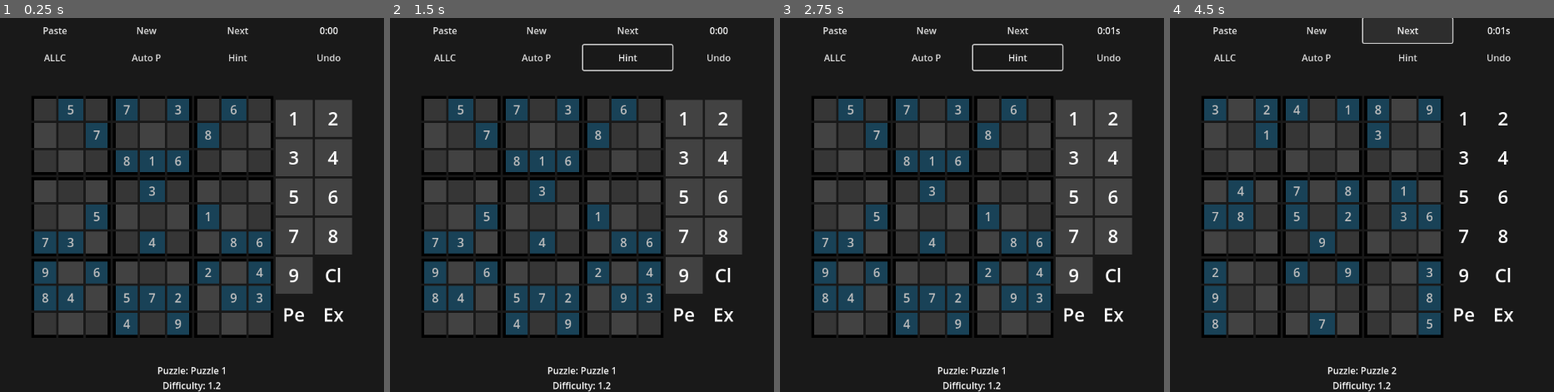
Above: before the commit, frames 1-4 (left to right).
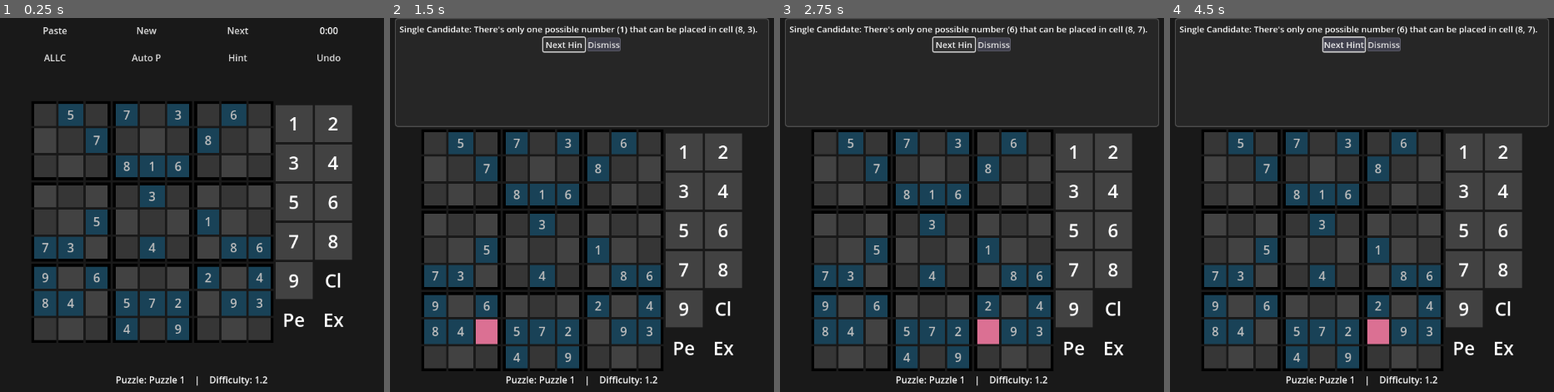
Above: after the commit, the same moments.

Repository: emmertex/nice_sudoku
Game: Godot game, scene res://game_screen.tscn
Two runs of this game, one before a commit and one after it. Both use one fixed random seed, a clock stepped at 60 frames per second and the inputs below.
Inputs (mouse positions are in pixels of both pictures, inside the frame that each line leads up to):
- Up to frame 1 (0.25 s): no input
- Up to frame 2 (1.5 s): click "Hint" at 0.5 s; click (562, 44) at 1.25 s, where only the run after the commit has a clickable "Next Hint"
- Up to frame 3 (2.75 s): click (952, 44) at 2 s, where only the run after the commit has a clickable "Next Hint"
- Up to frame 4 (4.5 s): click (1315, 29) at 2.75 s, where only the run before the commit has a clickable "New"; click (1315, 29) at 3.5 s, where only the run before the commit has a clickable "New"; click (1408, 29) at 4.25 s, where only the run before the commit has a clickable "Next"

The runs differ from the first frame. In frame 1, 15% of the frame differs, in the area x 8-92%, y 20-100%; in frame 2, 37%; in frame 3, 37%; in frame 4, 40%, in the area x 1-99%, y 0-100%.

Commit message:
Milestone

Diff:
--- a/game_screen.gd
+++ b/game_screen.gd
@@ -42,6 +42,7 @@
 var _pending_updates: Array = []
 var _update_timer: Timer
 var current_hint: Hint = null
+var hint_panel: Panel = null
 
 # Onready variables
 @onready var number_buttons = $Panel/AspectRatioContainer/VBoxContainer/NumberButtons
@@ -442,26 +443,54 @@
 		highlight_hint(current_hint)
 
 func _on_HintButton_pressed():
-	current_hint = null # Clear previous hint
-	update_ui() # Update to clear old highlights
+	if hint_panel:
+		_on_hint_dismissed()
+		return
+
+	_update_timer.stop()
+
+	# Clear previous hint and update UI immediately
+	current_hint = null
+	_update_grid_highlights()
+	_update_pencil()
 
 	var hints = hint_generator.get_hints()
-	var hint_popup = preload("res://hint_popup.tscn").instantiate()
-	add_child(hint_popup)
-	hint_popup.set_hints(hints)
-	hint_popup.popup_centered()
-
-	hint_popup.connect("hint_selected", self._on_hint_selected)
-	hint_popup.connect("next_hint_requested", self._on_hint_selected)
-	hint_popup.connect("hint_dismissed", self._on_hint_dismissed)
+	hint_panel = preload("res://hint_popup.tscn").instantiate()
+	hint_panel.size_flags_vertical = Control.SIZE_EXPAND_FILL
+
+	var container = menu_layer1.get_parent()
+	container.add_child(hint_panel)
+	container.move_child(hint_panel, menu_layer1.get_index())
+
+	menu_layer1.hide()
+	menu_layer2.hide()
+
+	# Connect signals BEFORE they can be emitted
+	hint_panel.connect("hint_selected", self._on_hint_selected)
+	hint_panel.connect("hint_dismissed", self._on_hint_dismissed)
+
+	hint_panel.set_hints(hints)
+
+	var font_size = int(button_size * 0.35)
+	hint_panel.setup_ui(font_size)
 
 func _on_hint_selected(hint: Hint):
 	current_hint = hint
-	update_ui()
+	_update_grid_highlights()
+	_update_pencil()
 
 func _on_hint_dismissed():
 	current_hint = null
-	update_ui()
+	if hint_panel:
+		hint_panel.queue_free()
+		hint_panel = null
+
+	menu_layer1.show()
+	menu_layer2.show()
+
+	_update_grid_highlights()
+	_update_pencil()
+	_update_timer.start() # Resume automatic updates
 
 func highlight_hint(hint: Hint):
 	# Highlight primary cells
@@ -967,7 +996,7 @@
 
 func update_puzzle_info():
 	var info = sudoku.get_puzzle_info()
-	puzzle_info.text = "Puzzle: %s\nDifficulty: %s" % [info.name, info.difficulty]
+	puzzle_info.text = "Puzzle: %s    |    Difficulty: %s" % [info.name, info.difficulty]
 
 func load_puzzle(index: int, difficulty: String):
 	sudoku.puzzle_selected = difficulty
--- a/hint_generator.gd
+++ b/hint_generator.gd
@@ -18,11 +18,26 @@
 					if candidates.get_bit(i):
 						possible_numbers.append(i + 1)
 				if possible_numbers.size() == 1:
-					var desc = "There's only one possible number (%d) that can be placed in cell (%d, %d)." % [possible_numbers[0], row + 1, col + 1]
+					var desc = "Single Candidate: There's only one possible number (%d) that can be placed in cell (%d, %d)." % [possible_numbers[0], row + 1, col + 1]
 					var hint = Hint.new(Hint.HintTechnique.SINGLE_CANDIDATE, desc)
 					hint.cells.append(Vector2i(row, col))
 					hint.numbers.append(possible_numbers[0])
 					hints.append(hint)
+
+	# --- Hidden Singles ---
+	var hidden_singles = sudoku.find_hidden_singles()
+	for single in hidden_singles:
+		var r = single.row
+		var c = single.col
+		var num = single.digit
+		var type = single.type
+
+		var unit_idx = r if type == "row" else (c if type == "column" else (int(r / 3) * 3 + int(c / 3)))
+		var desc = "Hidden Single: In %s %d, cell (%d, %d) is the only place the number %d can go." % [type, unit_idx + 1, r + 1, c + 1, num]
+		var hint = Hint.new(Hint.HintTechnique.HIDDEN_SINGLE, desc)
+		hint.cells.append(Vector2i(r, c))
+		hint.numbers.append(num)
+		hints.append(hint)
 
 	# --- Naked Pairs ---
 	# Rows
@@ -45,7 +60,7 @@
 						for k in range(9):
 							if cand1.get_bit(k):
 								nums.append(k+1)
-						var desc = "Cells (%d, %d) and (%d, %d) in row %d form a Naked Pair with numbers %d and %d." % [r + 1, c1 + 1, r + 1, c2 + 1, r + 1, nums[0], nums[1]]
+						var desc = "Naked Pair: Cells (%d, %d) and (%d, %d) in row %d form a Naked Pair with numbers %d and %d." % [r + 1, c1 + 1, r + 1, c2 + 1, r + 1, nums[0], nums[1]]
 						var hint = Hint.new(Hint.HintTechnique.NAKED_PAIR_ROW, desc)
 						hint.cells.append_array([Vector2i(r, c1), Vector2i(r, c2)])
 						hint.numbers = nums
@@ -71,7 +86,7 @@
 						for k in range(9):
 							if cand1.get_bit(k):
 								nums.append(k+1)
-						var desc = "Cells (%d, %d) and (%d, %d) in column %d form a Naked Pair with numbers %d and %d." % [r1 + 1, c + 1, r2 + 1, c + 1, c + 1, nums[0], nums[1]]
+						var desc = "Naked Pair: Cells (%d, %d) and (%d, %d) in column %d form a Naked Pair with numbers %d and %d." % [r1 + 1, c + 1, r2 + 1, c + 1, c + 1, nums[0], nums[1]]
 						var hint = Hint.new(Hint.HintTechnique.NAKED_PAIR_COL, desc)
 						hint.cells.append_array([Vector2i(r1, c), Vector2i(r2, c)])
 						hint.numbers = nums
@@ -98,7 +113,7 @@
 						for k in range(9):
 							if cand1.get_bit(k):
 								nums.append(k+1)
-						var desc = "Cells (%d, %d) and (%d, %d) in the same box form a Naked Pair with numbers %d and %d." % [pos1.x + 1, pos1.y + 1, pos2.x + 1, pos2.y + 1, nums[0], nums[1]]
+						var desc = "Naked Pair: Cells (%d, %d) and (%d, %d) in the same box form a Naked Pair with numbers %d and %d." % [pos1.x + 1, pos1.y + 1, pos2.x + 1, pos2.y + 1, nums[0], nums[1]]
 						var hint = Hint.new(Hint.HintTechnique.NAKED_PAIR_BOX, desc)
 						hint.cells.append_array([pos1, pos2])
 						hint.numbers = nums
@@ -156,7 +171,7 @@
 							if cands.get_bit(c):
 								cols.append(c)
 
-						var desc = "X-Wing on digit %d in rows %d and %d, covering columns %d and %d." % [digit, r1+1, r2+1, cols[0]+1, cols[1]+1]
+						var desc = "X-Wing: on digit %d in rows %d and %d, covering columns %d and %d." % [digit, r1+1, r2+1, cols[0]+1, cols[1]+1]
 						var hint = Hint.new(Hint.HintTechnique.X_WING_ROW, desc)
 						hint.cells.append_array([Vector2i(r1, cols[0]), Vector2i(r1, cols[1]), Vector2i(r2, cols[0]), Vector2i(r2, cols[1])])
 						hint.numbers.append(digit)
@@ -186,7 +201,7 @@
 							if cands.get_bit(r):
 								rows.append(r)
 
-						var desc = "X-Wing on digit %d in columns %d and %d, covering rows %d and %d." % [digit, c1+1, c2+1, rows[0]+1, rows[1]+1]
+						var desc = "X-Wing: on digit %d in columns %d and %d, covering rows %d and %d." % [digit, c1+1, c2+1, rows[0]+1, rows[1]+1]
 						var hint = Hint.new(Hint.HintTechnique.X_WING_COL, desc)
 						hint.cells.append_array([Vector2i(rows[0], c1), Vector2i(rows[1], c1), Vector2i(rows[0], c2), Vector2i(rows[1], c2)])
 						hint.numbers.append(digit)
@@ -220,7 +235,7 @@
 							for c in range(9):
 								if union_cols.get_bit(c):
 									cols.append(c)
-							var desc = "Swordfish on digit %d" % digit
+							var desc = "Swordfish: on digit %d" % digit
 							var hint = Hint.new(Hint.HintTechnique.SWORDFISH_ROW, desc)
 							for r in [r1, r2, r3]:
 								for c in cols:
@@ -254,7 +269,7 @@
 							for r in range(9):
 								if union_rows.get_bit(r):
 									rows.append(r)
-							var desc = "Swordfish on digit %d" % digit
+							var desc = "Swordfish: on digit %d" % digit
 							var hint = Hint.new(Hint.HintTechnique.SWORDFISH_COL, desc)
 							for c in [c1, c2, c3]:
 								for r in rows:
@@ -292,7 +307,7 @@
 								for c in range(9):
 									if union_cols.get_bit(c):
 										cols.append(c)
-								var desc = "Jellyfish on digit %d" % digit
+								var desc = "Jellyfish: on digit %d" % digit
 								var hint = Hint.new(Hint.HintTechnique.JELLYFISH_ROW, desc)
 								for r in [r1, r2, r3, r4]:
 									for c in cols:
@@ -328,7 +343,7 @@
 								for r in range(9):
 									if union_rows.get_bit(r):
 										rows.append(r)
-								var desc = "Jellyfish on digit %d" % digit
+								var desc = "Jellyfish: on digit %d" % digit
 								var hint = Hint.new(Hint.HintTechnique.JELLYFISH_COL, desc)
 								for c in [c1, c2, c3, c4]:
 									for r in rows:
@@ -336,20 +351,6 @@
 											hint.cells.append(Vector2i(r,c))
 								hint.numbers.append(digit)
 								hints.append(hint)
-
-	# Hidden Singles
-	for num in range(1, 10):
-		for row in range(9):
-			var positions = []
-			for col in range(9):
-				if sudoku.grid[row][col] == 0 and sudoku.is_valid_move(row, col, num):
-					positions.append([row, col])
-			if positions.size() == 1:
-				var desc = "The number %d can only be placed in cell (%d, %d) of row %d. It's the only cell in this row that can accommodate this number due to the constraints in other cells." % [num, positions[0][0] + 1, positions[0][1] + 1, row + 1]
-				var hint = Hint.new(Hint.HintTechnique.HIDDEN_SINGLE, desc)
-				hint.cells.append(Vector2i(positions[0][0], positions[0][1]))
-				hint.numbers.append(num)
-				hints.append(hint)
 
 	# Pointing Pairs
 	for num in range(1, 10):
@@ -362,13 +363,13 @@
 							positions.append([row, col])
 				if len(positions) == 2:
 					if positions[0][0] == positions[1][0]:  # Same row
-						var desc = "The number %d can only be placed in cell …(243 unchanged characters)…
+						var desc = "Pointing Pair: The number %d can only be placed in cell …(243 unchanged characters)…
 						var hint = Hint.new(Hint.HintTechnique.POINTING_PAIR, desc)
 						hint.cells.append_array([Vector2i(positions[0][0], positions[0][1]), Vector2i(positions[1][0], positions[1][1])])
 						hint.numbers.append(num)
 						hints.append(hint)
 					elif positions[0][1] == positions[1][1]:  # Same column
-						var desc = "The number %d can only be placed in cell …(246 unchanged characters)…
+						var desc = "Pointing Pair: The number %d can only be placed in cell …(246 unchanged characters)…
 						var hint = Hint.new(Hint.HintTechnique.POINTING_PAIR, desc)
 						hint.cells.append_array([Vector2i(positions[0][0], positions[0][1]), Vector2i(positions[1][0], positions[1][1])])
 						hint.numbers.append(num)
@@ -388,7 +389,7 @@
 						same_box = false
 						break
 				if same_box:
-					var desc = "In row %d, the number %d can only be placed in the 3x3 box containing column %d. This means %d can be eliminated from all other cells in this 3x3 box that are not in row %d." % [row + 1, num, (positions[0][1] / 3) * 3 + 1, num, row + 1]
+					var desc = "Box-Line Reduction: In row %d, the number %d can only be placed in the 3x3 box containing column %d. This means %d can be eliminated from all other cells in this 3x3 box that are not in row %d." % [row + 1, num, (positions[0][1] / 3) * 3 + 1, num, row + 1]
 					var hint = Hint.new(Hint.HintTechnique.BOX_LINE_REDUCTION, desc)
 					hint.cells.append(Vector2i(positions[0][0], positions[0][1]))
 					hint.numbers.append(num)
@@ -467,7 +468,7 @@
 
 	var unit_str = "%s %d" % [unit_type, unit_index + 1]
 
-	return "In %s, the cells %s form a Naked %s with the numbers %s. This means that these numbers can be eliminated as candidates from other cells in the same %s." % [unit_str, cells_str, group_type, numbers_str, unit_type]
+	return "Naked Group:In %s, the cells %s form a Naked %s with the numbers %s. This means that these numbers can be eliminated as candidates from other cells in the same %s." % [unit_str, cells_str, group_type, numbers_str, unit_type]
 
 # Godot has no built-in `combinations`, so here's one.
 func combinations(arr, k):
@@ -500,15 +501,9 @@
 		for c in range(9):
 			var candidates = sudoku.sbrc_grid.candidates[r][c]
 			if candidates.cardinality() == 2:
-				var d1 = candidates.next_set_bit()
+				var d1 = candidates.next_set_bit(0)
 				var d2 = candidates.next_set_bit(d1 + 1)
-				var cell_bitset = BitSet.new()
-				cell_bitset.set_bit(r * 9 + c)
-
-				# This isn't quite right. A bivalue cell links two digits in ONE cell.
-				# My StrongLink class assumes one digit and two cell sets.
-				# I need to rethink the data structure.
-				pass
+				strong_links.append(StrongLink.new_bivalue(r, c, d1, d2))
 
 	# Bilocal units
 	for d in range(9):
@@ -519,14 +514,31 @@
 				if sudoku.sbrc_grid.candidates[r][c].get_bit(d):
 					positions.set_bit(c)
 			if positions.cardinality() == 2:
-				var c1 = positions.next_set_bit()
+				var c1 = positions.next_set_bit(0)
 				var c2 = positions.next_set_bit(c1 + 1)
-
-				var node1 = BitSet.new(81)
-				node1.set_bit(r * 9 + c1)
-				var node2 = BitSet.new(81)
-				node2.set_bit(r * 9 + c2)
-
-				strong_links.append(StrongLink.new(StrongLink.LinkType.BILOCAL_UNIT, d, node1, node2))
-
-		# ... (add cols and boxes)
+				strong_links.append(StrongLink.new_bilocal(d, r, c1, r, c2))
+
+		# Columns
+		for c in range(9):
+			var positions = BitSet.new(9)
+			for r in range(9):
+				if sudoku.sbrc_grid.candidates[r][c].get_bit(d):
+					positions.set_bit(r)
+			if positions.cardinality() == 2:
+				var r1 = positions.next_set_bit(0)
+				var r2 = positions.next_set_bit(r1 + 1)
+				strong_links.append(StrongLink.new_bilocal(d, r1, c, r2, c))
+
+		# Boxes
+		for b in range(9):
+			var positions = BitSet.new(9)
+			for i in range(9):
+				var cell = Cardinals.box_to_rc(b, i)
+				if sudoku.sbrc_grid.candidates[cell.x][cell.y].get_bit(d):
+					positions.set_bit(i)
+			if positions.cardinality() == 2:
+				var i1 = positions.next_set_bit(0)
+				var i2 = positions.next_set_bit(i1 + 1)
+				var cell1 = Cardinals.box_to_rc(b, i1)
+				var cell2 = Cardinals.box_to_rc(b, i2)
+				strong_links.append(StrongLink.new_bilocal(d, cell1.x, cell1.y, cell2.x, cell2.y))
--- a/hint_popup.gd
+++ b/hint_popup.gd
@@ -1,4 +1,4 @@
-extends PopupPanel
+extends Panel
 
 signal hint_dismissed
 signal next_hint_requested
@@ -14,6 +14,20 @@
 func _ready():
 	next_button.pressed.connect(_on_next_pressed)
 	dismiss_button.pressed.connect(_on_dismiss_pressed)
+
+func setup_ui(font_size: int):
+	description_label.add_theme_font_size_override("font_size", font_size)
+	next_button.add_theme_font_size_override("font_size", font_size)
+	dismiss_button.add_theme_font_size_override("font_size", font_size)
+
+	var button_style = StyleBoxFlat.new()
+	button_style.bg_color = Color(0.25, 0.25, 0.3)
+	button_style.set_border_width_all(1)
+	button_style.border_color = Color(0.4, 0.4, 0.45)
+	button_style.set_corner_radius_all(3)
+
+	next_button.add_theme_stylebox_override("normal", button_style)
+	dismiss_button.add_theme_stylebox_override("normal", button_style)
 
 func set_hints(p_hints: Array[Hint]):
 	self.hints = p_hints
--- a/hint_popup.tscn
+++ b/hint_popup.tscn
@@ -1,18 +1,39 @@
-[gd_scene load_steps=2 format=3 uid="uid://b7h4w5vj6v2a"]
+[gd_scene load_steps=3 format=3 uid="uid://b7h4w5vj6v2a"]
 
-[ext_resource type="Script" path="res://hint_popup.gd" id="1_abcde"]
+[ext_resource type="Script" uid="uid://c14mj7xo78o4r" path="res://hint_popup.gd" id="1_abcde"]
 
-[node name="HintPopup" type="PopupPanel"]
+[sub_resource type="StyleBoxFlat" id="StyleBoxFlat_abcde"]
+bg_color = Color(0.15, 0.15, 0.15, 1)
+border_width_left = 2
+border_width_top = 2
+border_width_right = 2
+border_width_bottom = 2
+border_color = Color(0.3, 0.3, 0.3, 1)
+corner_radius_top_left = 5
+corner_radius_top_right = 5
+corner_radius_bottom_right = 5
+corner_radius_bottom_left = 5
+
+[node name="HintPanel" type="Panel"]
+theme_override_styles/panel = SubResource("StyleBoxFlat_abcde")
 script = ExtResource("1_abcde")
 
 [node name="VBoxContainer" type="VBoxContainer" parent="."]
-offset_right = 400.0
-offset_bottom = 200.0
+layout_mode = 1
+anchors_preset = 15
+anchor_right = 1.0
+anchor_bottom = 1.0
+offset_left = 8.0
+offset_top = 8.0
+offset_right = -8.0
+offset_bottom = -8.0
+grow_horizontal = 2
+grow_vertical = 2
 
 [node name="DescriptionLabel" type="Label" parent="VBoxContainer"]
 layout_mode = 2
-size_flags_vertical = 3
 text = "Hint description goes here."
+vertical_alignment = 1
 autowrap_mode = 2
 
 [node name="HBoxContainer" type="HBoxContainer" parent="VBoxContainer"]
--- a/sbrc_grid.gd
+++ b/sbrc_grid.gd
@@ -99,6 +99,8 @@
 		sector_data[box + 18][digit].set_bit(Cardinals.BxyN[row * 9 + col])
 		box_data[box][digit].set_bit(Cardinals.BxyN[row * 9 + col])
 
+	_build_candidates()
+
 func get_row_candidates(row: int, digit: int) -> BitSet:
 	return row_data[row][digit].clone()
 
@@ -115,20 +117,24 @@
 	if value == 0:
 		return true
 
-	var digit = value - 1
-	var box = Cardinals.Bxy[row * 9 + col]
-
-	# Check if digit is already in row
-	if row_data[row][digit].cardinality() > 0:
-		return false
-
-	# Check if digit is already in column
-	if col_data[col][digit].cardinality() > 0:
-		return false
-
-	# Check if digit is already in box
-	if box_data[box][digit].cardinality() > 0:
-		return false
+	# Check row
+	for c in range(9):
+		if c != col and basic_grid[row][c] == value:
+			return false
+
+	# Check column
+	for r in range(9):
+		if r != row and basic_grid[r][col] == value:
+			return false
+
+	# Check box
+	var box_row = int(row / 3) * 3
+	var box_col = int(col / 3) * 3
+	for r in range(box_row, box_row + 3):
+		for c in range(box_col, box_col + 3):
+			if r != row or c != col:
+				if basic_grid[r][c] == value:
+					return false
 
 	return true
 
--- a/strong_link.gd
+++ b/strong_link.gd
@@ -7,15 +7,44 @@
 }
 
 var type: LinkType
-var digit: int
+var digit1: int
+var digit2: int # For BIVALUE_CELL. -1 for BILOCAL_UNIT.
 var node1_cells: BitSet
 var node2_cells: BitSet
 
-func _init(p_type: LinkType, p_digit: int, p_node1_cells: BitSet, p_node2_cells: BitSet):
+func _init(p_type: LinkType, p_digit1: int, p_digit2: int, p_node1_cells: BitSet, p_node2_cells: BitSet):
 	type = p_type
-	digit = p_digit
+	digit1 = p_digit1
+	digit2 = p_digit2
 	node1_cells = p_node1_cells
 	node2_cells = p_node2_cells
 
+static func new_bivalue(r: int, c: int, d1: int, d2: int):
+	var cell_bitset = BitSet.new(81)
+	cell_bitset.set_bit(r * 9 + c)
+	return StrongLink.new(LinkType.BIVALUE_CELL, d1, d2, cell_bitset, cell_bitset)
+
+static func new_bilocal(d: int, r1: int, c1: int, r2: int, c2: int):
+	var n1 = BitSet.new(81)
+	n1.set_bit(r1 * 9 + c1)
+	var n2 = BitSet.new(81)
+	n2.set_bit(r2 * 9 + c2)
+	return StrongLink.new(LinkType.BILOCAL_UNIT, d, -1, n1, n2)
+
 func _to_string() -> String:
-	return "Link (d%d): %s <=> %s" % [digit+1, node1_cells.to_string_representation(), node2_cells.to_string_representation()]
+	if type == LinkType.BIVALUE_CELL:
+		var cell_idx = node1_cells.next_set_bit()
+		if cell_idx == -1: return "Invalid BIVALUE_CELL link (no cell)"
+		var r = int(cell_idx / 9)
+		var c = cell_idx % 9
+		return "Link (BIVALUE_CELL at (%d, %d)): %d <=> %d" % [r+1, c+1, digit1+1, digit2+1]
+	elif type == LinkType.BILOCAL_UNIT:
+		var c1_idx = node1_cells.next_set_bit()
+		var c2_idx = node2_cells.next_set_bit()
+		if c1_idx == -1 or c2_idx == -1: return "Invalid BILOCAL_UNIT link (missing cells)"
+		var r1 = int(c1_idx / 9)
+		var c1 = c1_idx % 9
+		var r2 = int(c2_idx / 9)
+		var c2 = c2_idx % 9
+		return "Link (BILOCAL_UNIT for %d): (%d, %d) <=> (%d, %d)" % [digit1+1, r1+1, c1+1, r2+1, c2+1]
+	return "Invalid StrongLink"
--- a/sudoku_code.gd
+++ b/sudoku_code.gd
@@ -390,52 +390,78 @@
 
 func find_hidden_singles() -> Array:
 	var singles = []
+	var found_cells = BitSet.new(81)
 
 	# Check rows
-	for row in range(9):
-		for digit in range(9):
-			var candidates = sbrc_grid.get_row_candidates(row, digit)
-			if candidates.cardinality() == 1:
-				var col = candidates.next_set_bit(0)
-				if grid[row][col] == 0:
+	for r in range(9):
+		for d in range(9):  # digit-1
+			var possible_cols = []
+			for c in range(9):
+				if grid[r][c] == 0:
+					var cell_candidates = sbrc_grid.get_candidates_for_cell(r, c)
+					if cell_candidates.get_bit(d):
+						possible_cols.append(c)
+
+			if possible_cols.size() == 1:
+				var c = possible_cols[0]
+				var cell_index = r * 9 + c
+				if not found_cells.get_bit(cell_index):
 					singles.append({
-						"row": row,
-						"col": col,
-						"digit": digit + 1,
+						"row": r,
+						"col": c,
+						"digit": d + 1,
 						"type": "row"
 					})
+					found_cells.set_bit(cell_index)
 
 	# Check columns
-	for col in range(9):
-		for digit in range(9):
-			var candidates = sbrc_grid.get_col_candidates(col, digit)
-			if candidates.cardinality() == 1:
-				var row = candidates.next_set_bit(0)
-				if grid[row][col] == 0:
+	for c in range(9):
+		for d in range(9):  # digit-1
+			var possible_rows = []
+			for r in range(9):
+				if grid[r][c] == 0:
+					var cell_candidates = sbrc_grid.get_candidates_for_cell(r, c)
+					if cell_candidates.get_bit(d):
+						possible_rows.append(r)
+
+			if possible_rows.size() == 1:
+				var r = possible_rows[0]
+				var cell_index = r * 9 + c
+				if not found_cells.get_bit(cell_index):
 					singles.append({
-						"row": row,
-						"col": col,
-						"digit": digit + 1,
+						"row": r,
+						"col": c,
+						"digit": d + 1,
 						"type": "column"
 					})
+					found_cells.set_bit(cell_index)
 
 	# Check boxes
-	for box in range(9):
-		for digit in range(9):
-			var candidates = sbrc_grid.get_box_candidates(box, digit)
-			if candidates.cardinality() == 1:
-				var pos = candidates.next_set_bit(0)
-				var box_row = (box / 3) * 3
-				var box_col = (box % 3) * 3
-				var row = box_row + (pos / 3)
-				var col = box_col + (pos % 3)
-				if grid[row][col] == 0:
+	for b in range(9):
+		for d in range(9):  # digit-1
+			var possible_cells = []
+			for i in range(9):
+				var cell_pos = Cardinals.box_to_rc(b, i)
+				var r = cell_pos.x
+				var c = cell_pos.y
+				if grid[r][c] == 0:
+					var cell_candidates = sbrc_grid.get_candidates_for_cell(r, c)
+					if cell_candidates.get_bit(d):
+						possible_cells.append(cell_pos)
+
+			if possible_cells.size() == 1:
+				var cell_pos = possible_cells[0]
+				var r = cell_pos.x
+				var c = cell_pos.y
+				var cell_index = r * 9 + c
+				if not found_cells.get_bit(cell_index):
 					singles.append({
-						"row": row,
-						"col": col,
-						"digit": digit + 1,
+						"row": r,
+						"col": c,
+						"digit": d + 1,
 						"type": "box"
 					})
+					found_cells.set_bit(cell_index)
 
 	return singles
 
